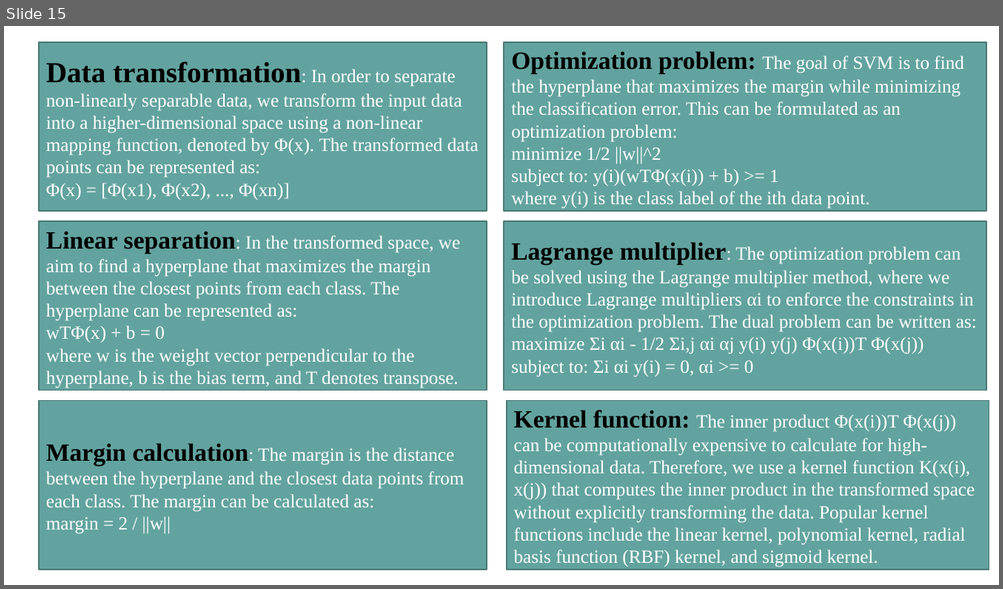
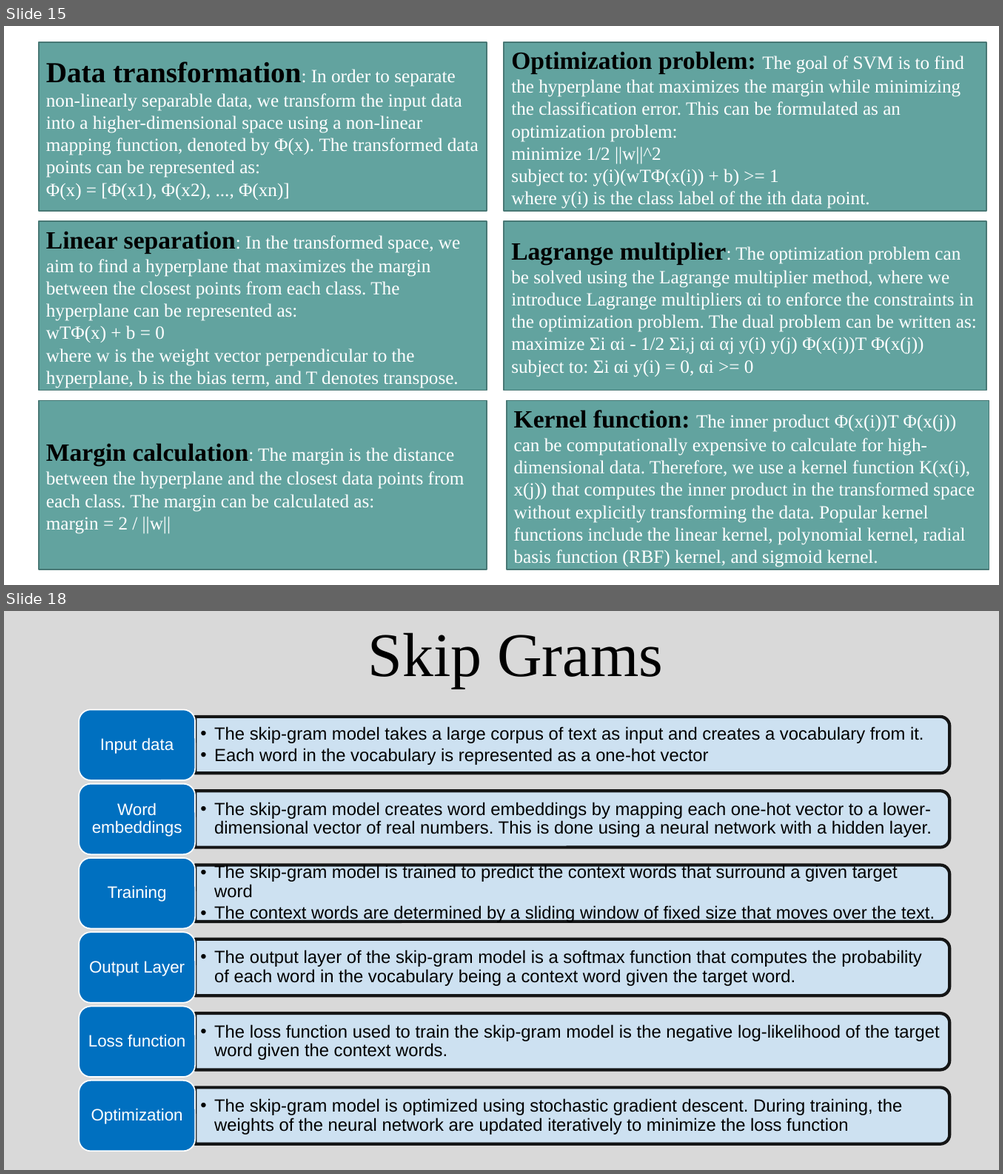
Before and after one commit to ashabilash/machine_learning_and_nlp_workshops, a slide deck: Machine Learning.pptx. Shown one above the other, each under a label of ours: slide 15 before the commit, slides 15 and 18 after it; the slides between them are not shown. The pictures are 1003x589 and 1003x1174 pixels, drawn with LibreOffice and Linux fonts; fonts in the diff are those of the drawing. Boxes give left, top, right and bottom in pixels: in the first picture for what was removed or moved away, otherwise in the second. Text is boxed around its words. In the diff, an @@ line names an element or a change of style, - is before the commit and + after.

```diff
--- a/Machine Learning.pptx
+++ b/Machine Learning.pptx
@@ slide 18 added at [4, 611, 999, 1170], background #D9D9D9 @@
@@ text added at [367, 632, 663, 688], 60 pt, text #000000 @@
+Skip Grams
@@ group added at [79, 709, 950, 1152]: 12 texts, 6 round same rects, 6 rounded rectangles @@
+  •• The skip-gram model takes a large corpus of text as input and creates a vocabulary from it.
+  •• Each word in the vocabulary is represented as a one-hot vector
+Input data
+  •• The skip-gram model creates word embeddings by mapping each one-hot vector to a lower-dimensional vector of real numbers. This is done using a neural network with a hidden layer.
+Word embeddings
+  •• The skip-gram model is trained to predict the context words that surround a given target word
+  •• The context words are determined by a sliding window of fixed size that moves over the text.
+Training
+  •• The output layer of the skip-gram model is a softmax function that computes the probability of each word in the vocabulary being a context word given the target word.
+Output Layer
+  •• The loss function used to train the skip-gram model is the negative log-likelihood of the target word given the context words.
+Loss function
+  •• The skip-gram model is optimized using stochastic gradient descent. During training, the weights of the neural network are updated iteratively to minimize the loss function
+Optimization
```
Also in this commit, not shown: 3 other slides added.
